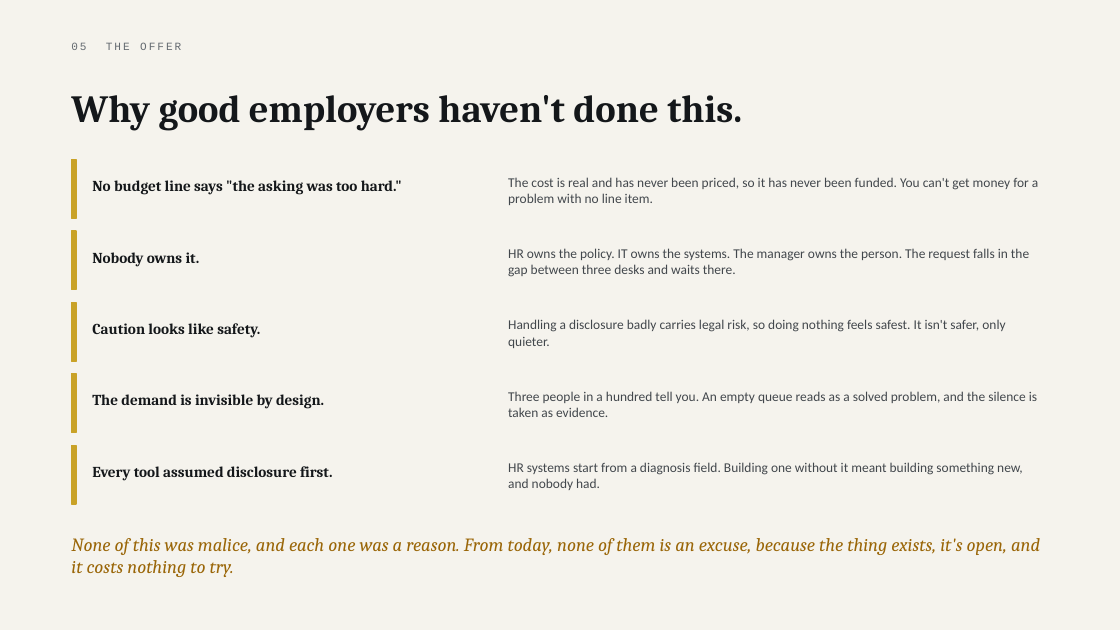
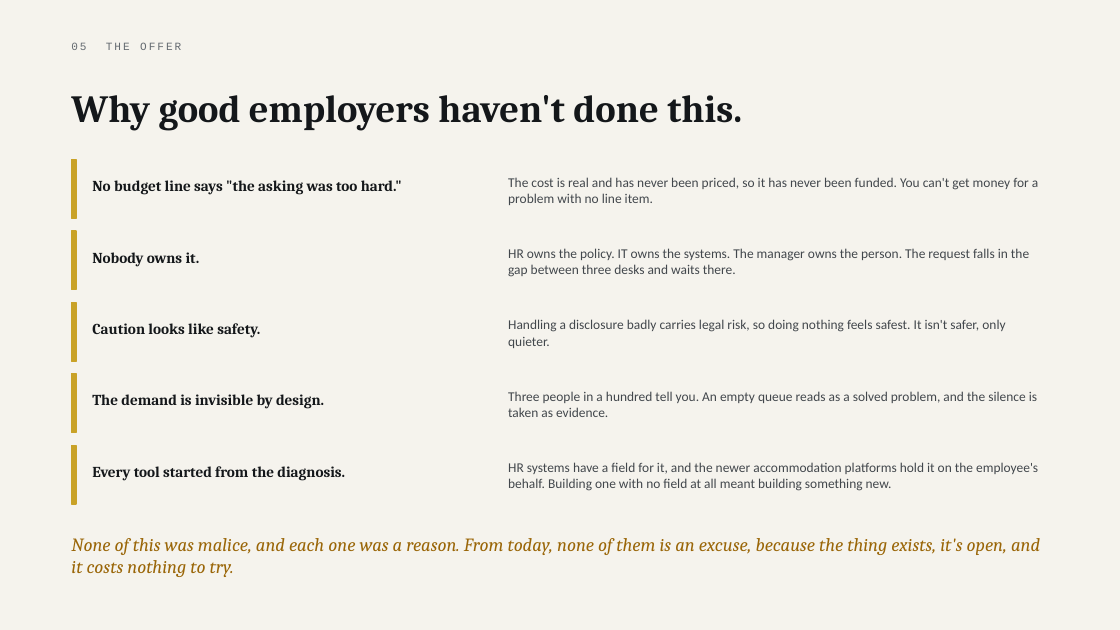
Before and after one commit to parthsevak2/curb-cut, a slide deck: slide 28 of deck/Curb-Cut.pptx. Drawn at 1120x630 pixels with LibreOffice and Linux fonts; fonts in the diff are those of the drawing. Boxes give left, top, right and bottom in pixels: in the first picture for what was removed or moved away, otherwise in the second. Text is boxed around its words. In the diff, an @@ line names an element or a change of style, - is before the commit and + after.

```diff
--- a/deck/Curb-Cut.pptx
+++ b/deck/Curb-Cut.pptx
@@ text at [92, 466, 345, 481]: text changed @@
-Every tool assumed disclosure first.
+Every tool started from the diagnosis.
@@ text at [508, 462, 1038, 491]: text changed @@
-HR systems start from a diagnosis field. Building one without it meant building something new, and nobody had.
+HR systems have a field for it, and the newer accommodation platforms hold it on the employee's behalf. Building one with no field at all meant building something new.
```
Also in this commit, not shown: 7 other slides changed, 8 other files.
